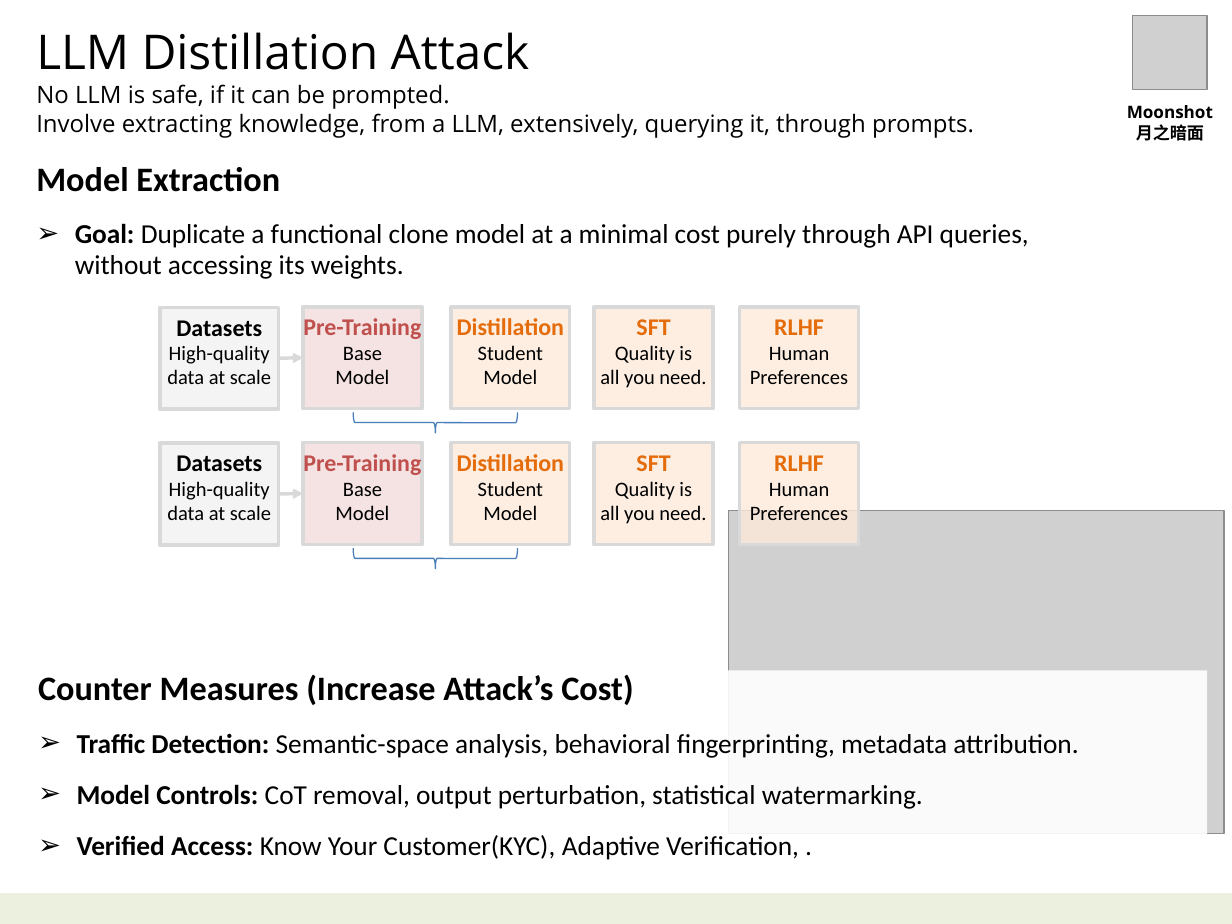
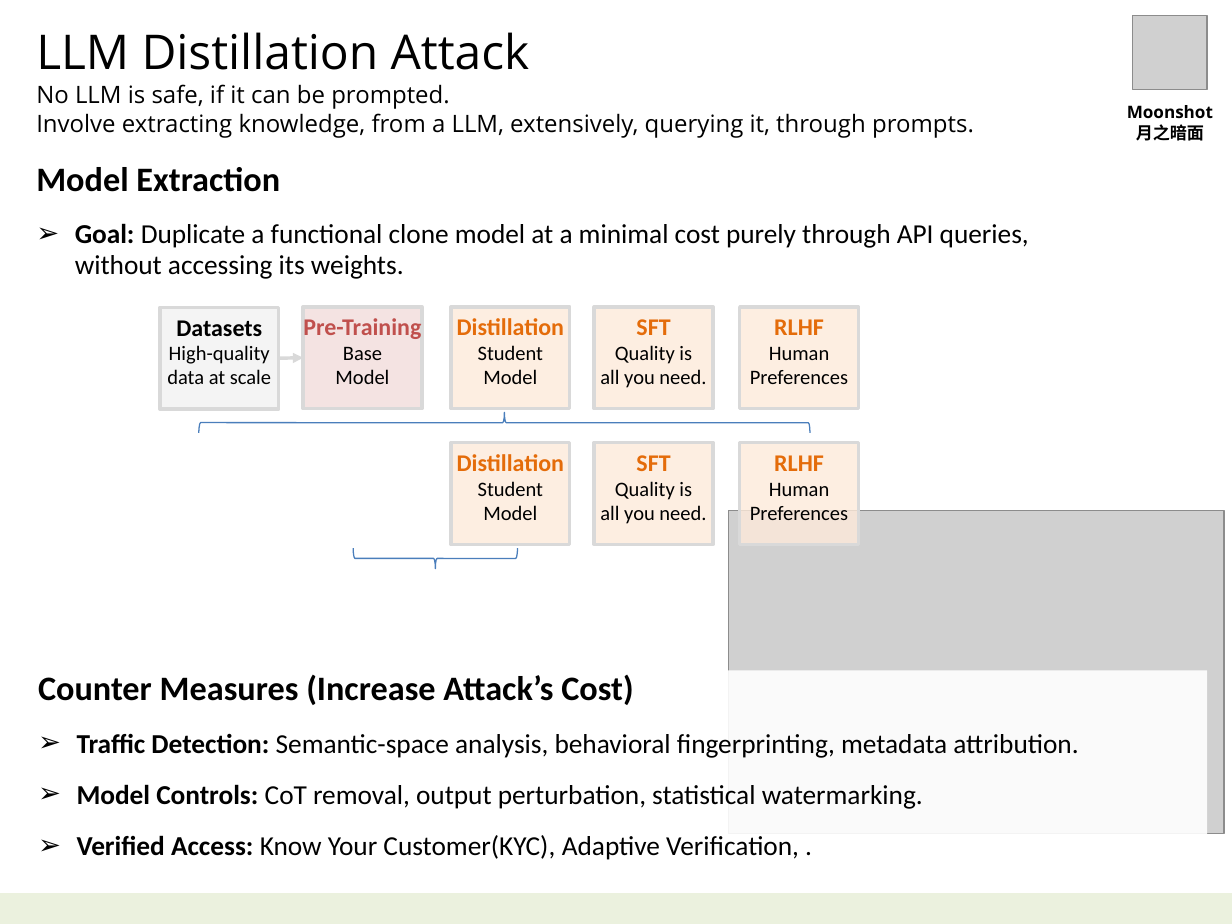
Before and after one commit to navibator/crazy-ai, a slide deck: slide 6 of ai-deepseek.pptx. Drawn at 1232x924 pixels with LibreOffice and Linux fonts; fonts in the diff are those of the drawing; grey boxes stand for pictures. Boxes give left, top, right and bottom in pixels: in the first picture for what was removed or moved away, otherwise in the second. Text is boxed around its words. In the diff, an @@ line names an element or a change of style, - is before the commit and + after.

```diff
--- a/ai-deepseek.pptx
+++ b/ai-deepseek.pptx
@@ right brace at [199, 412, 810, 433]: rotation 90 to 270 degrees @@
@@ rectangle removed at [160, 444, 278, 546] @@
-Datasets
-High-quality
-data at scale
@@ rectangle removed at [303, 442, 421, 545] @@
-Pre-Training
-Base
-Model
@@ arrow removed from (278, 494) to (303, 494) @@
```
Also in this commit, not shown: 3 other slides changed, 2 other files.
